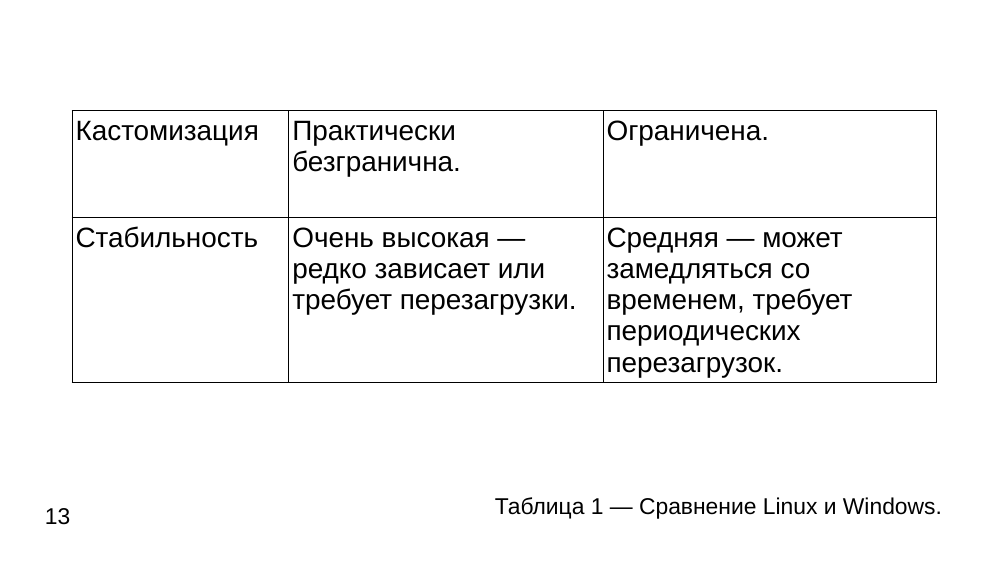
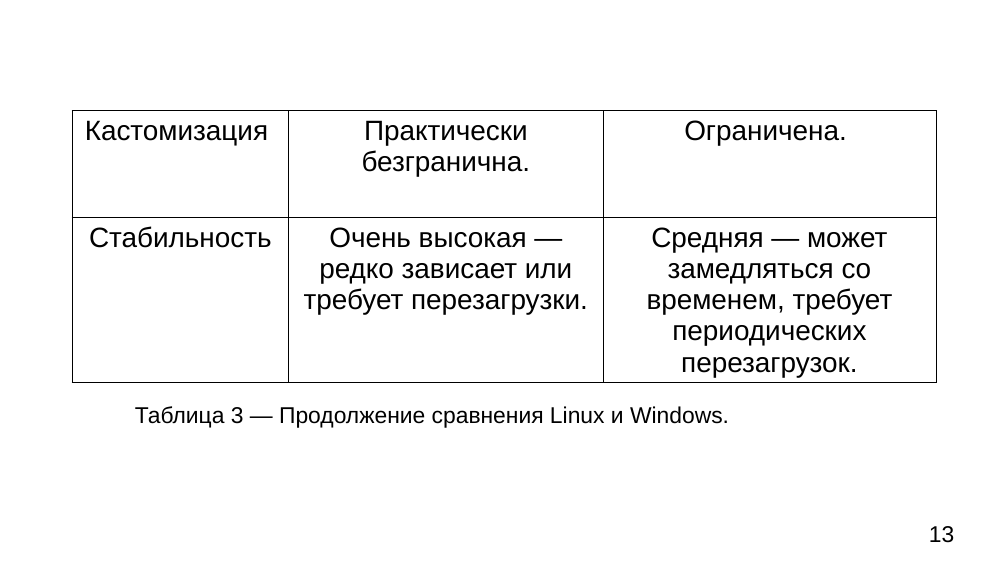
Before and after one commit to Ionova-Darya/digital-fundamentals, a slide deck: slide 13 of documents/Linux_vs_Windows.odp. Drawn at 1008x567 pixels with LibreOffice and Linux fonts; fonts in the diff are those of the drawing. Boxes give left, top, right and bottom in pixels: in the first picture for what was removed or moved away, otherwise in the second. Text is boxed around its words. In the diff, an @@ line names an element or a change of style, - is before the commit and + after.

```diff
--- a/documents/Linux_vs_Windows.odp
+++ b/documents/Linux_vs_Windows.odp
@@ table at (x1=72, y1=111, x2=937, y2=381) @@
@@ alignment left to centre @@
@@ text at (x1=135, y1=406, x2=729, y2=428): text changed @@
-Таблица 1 — Сравнение Linux и Windows.
+Таблица 3 — Продолжение сравнения Linux и Windows.
@@ page number moved from (x1=45, y1=508, x2=70, y2=525) to (x1=929, y1=526, x2=954, y2=543) @@
```
Also in this commit, not shown: 12 other slides changed.
